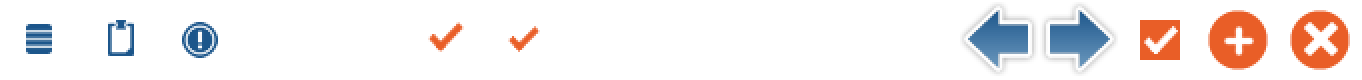
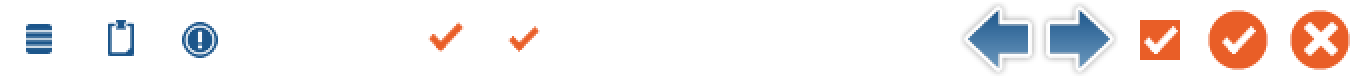
Layers edited between the first and the second 1362 × 80 image:
added layer "Layer 23 copy" above "Layer 23" over [1222, 26, 1256, 56]
